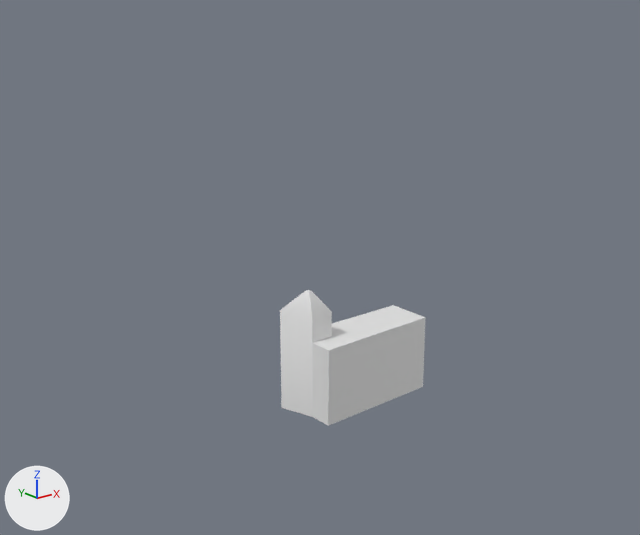
An edit to the FBX model Assets/Models/14_el_garcia_boulevard.fbx, drawn before and after from the same camera.
One viewpoint serves both versions: a camera (50 mm lens) standing at (-1043.0, -1197.0, 768.0) and looking at (-47.0, 48.0, 270.0). Lighting does not change. The marker at lower left points along +X, +Y and +Z.

Script lines for the objects in view, before the commit:
```python
me_plane = bpy.data.meshes.new('Plane')
me_plane.from_pydata(...)  # 22 vertices, 16 faces; spans x -2.0..2.0, y -1.0..1.0, z 0.0..239.0
ob_plane = bpy.data.objects.new('Plane', me_plane)
ob_plane.location = (0.0, 0.0, 0.0)
ob_plane.scale = (60.0, 60.0, 1.0)
```
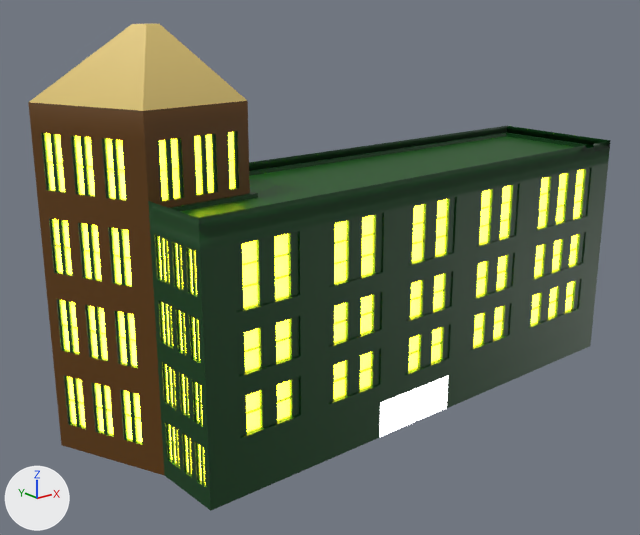
Pixel boxes [x1, y1, x2, y2] of what changed, in the pictures (640 x 535 px):
'Plane', reshaped, rescaled (297% wider, 257% taller): before [280, 290, 426, 426]; after [28, 23, 611, 511]
part 1 of me_plane, added: after [28, 23, 611, 511]

The change, as a list of edits to the scene's bpy script:
```text
Add mat_material_003:
    mat_material_003 = principled_material('Material.003')
    mat_material_003.base_color = (0.8, 0.8, 0.8)  # white #e7e7e7
    mat_material_003.emission_color = (0.962, 1.0, 0.0)  # yellow #fbff00
    mat_material_003.emission_strength = 10.0
Add mat_material_002:
    mat_material_002 = principled_material('Material.002')
    mat_material_002.base_color = (0.8, 0.8, 0.8)  # white #e7e7e7
    mat_material_002.emission_strength = 2.5
Add mat_material_004:
    mat_material_004 = principled_material('Material.004')
    mat_material_004.base_color = (0.0, 0.08, 0.000423)  # dark green #005001
Add mat_material_005:
    mat_material_005 = principled_material('Material.005')
    mat_material_005.base_color = (0.115, 0.0422, 0.0)  # brown #5f3a00
Add mat_material_001:
    mat_material_001 = principled_material('Material.001')
    mat_material_001.base_color = (0.0, 0.047, 0.00515)  # dark green #003d10
Add mat_material_006:
    mat_material_006 = principled_material('Material.006')
    mat_material_006.base_color = (0.8, 0.603, 0.195)  # yellow #e7cc7a
Change me_plane:
    used by ob_plane; location = (0.0, 0.0, 0.0); scale = (60.0, 60.0, 1.0)
    remove me_plane.from_pydata(...)  # 22 vertices, 16 faces; spans x -2.0..2.0, y -1.0..1.0, z 0.0..239.0
    add me_plane.from_pydata(...)  # 5541 vertices, 5518 faces; spans x -2.0..2.0, y -1.0..1.0, z 0.0..239.0
    me_plane part 1: 5519 vertices added at x -2.0..2.0, y -1.0..1.0, z 0.0..239.0
    add me_plane.materials.append(mat_material_001)  # dark green #003d10
    add me_plane.materials.append(mat_material_002)  # white #e7e7e7
    add me_plane.materials.append(mat_material_003)  # white #e7e7e7
    add me_plane.materials.append(mat_material_004)  # dark green #005001
    add me_plane.materials.append(mat_material_005)  # brown #5f3a00
    add me_plane.materials.append(mat_material_006)  # yellow #e7cc7a
Change ob_plane:
    ob_plane.scale: (60.0, 60.0, 1.0) -> (240.0, 180.0, 3.0)
```
